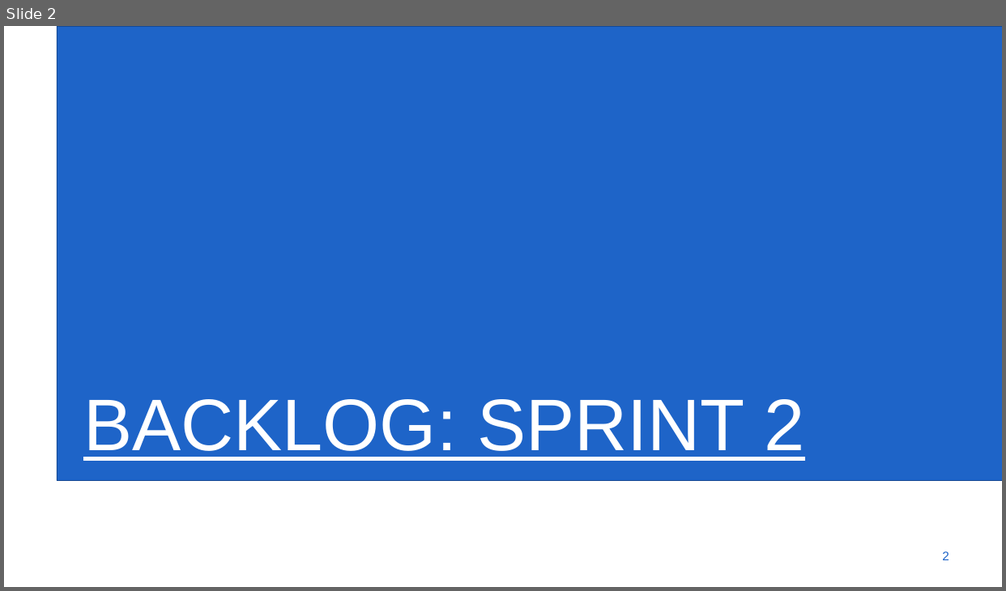
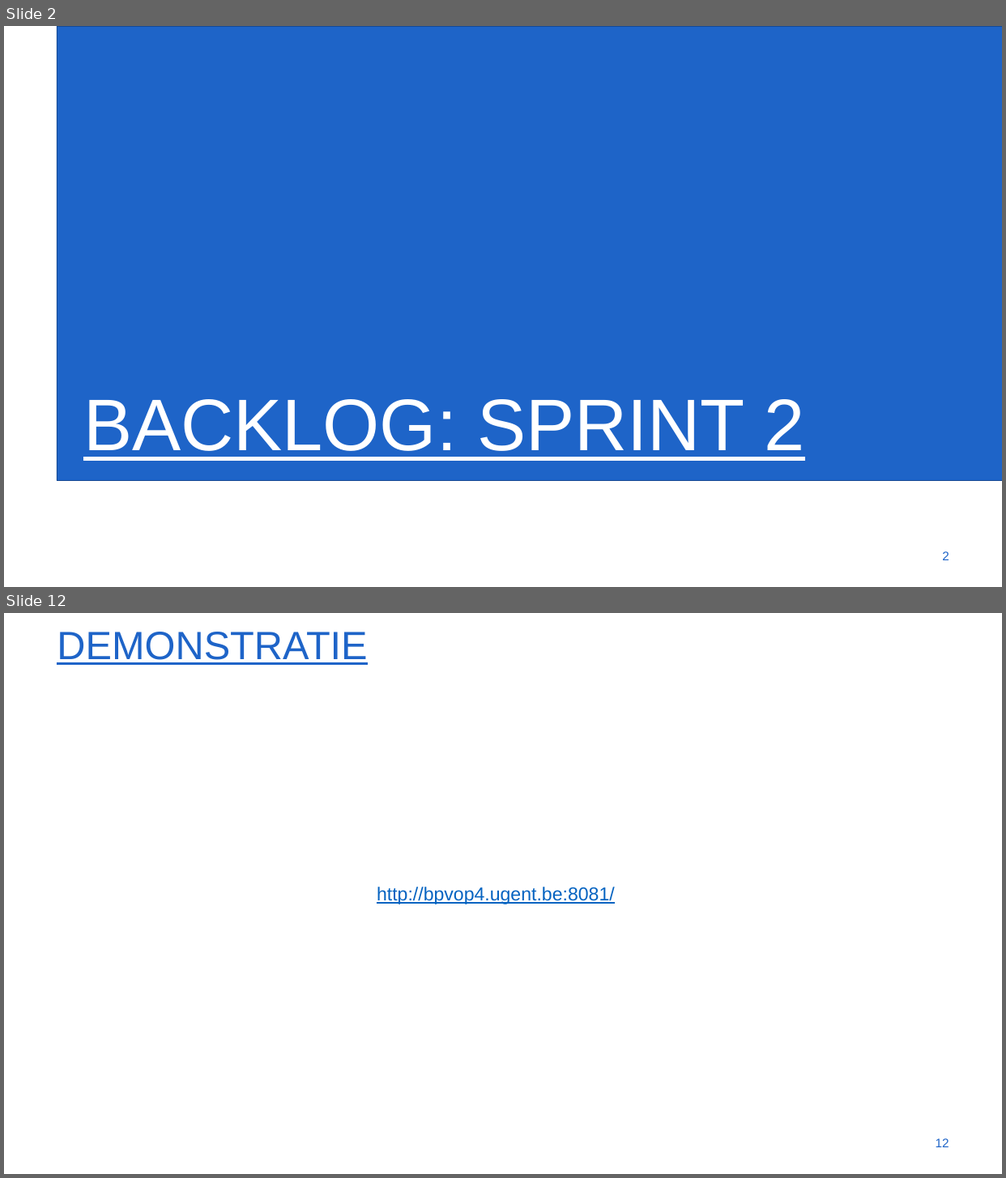
Before and after one commit to WouterStemgee/inventory-management-system-autonomous-drones, a slide deck: presentaties/PresentatieSprint2.pptx. Shown one above the other, each under a label of ours: slide 2 before the commit, slides 2 and 12 after it; the slides between them are not shown. The pictures are 1006x591 and 1006x1178 pixels, drawn with LibreOffice and Linux fonts; fonts in the diff are those of the drawing; background and template pictures are left out. Boxes give left, top, right and bottom in pixels: in the first picture for what was removed or moved away, otherwise in the second. Text is boxed around its words. In the diff, an @@ line names an element or a change of style, - is before the commit and + after.

```diff
--- a/presentaties/PresentatieSprint2.pptx
+++ b/presentaties/PresentatieSprint2.pptx
@@ slide 12 added at [4,613,1002,1174], background #FFFFFF @@
@@ title added at [57,632,367,665], 54 pt, text #1E64C8, underline @@
+DEMONSTRATIE
@@ text added at [377,887,615,905], 25.6 pt, text #0563C1, underline @@
+http://bpvop4.ugent.be:8081/
@@ page number added at [936,1139,949,1148], 17.1 pt, text #1E64C8 @@
+12
```
Also in this commit, not shown: 6 slides changed, 4 other slides added, 2 slides removed, 2 other files.
